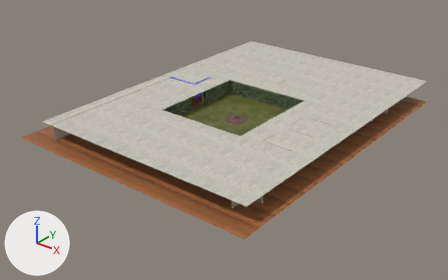
The glTF model map3.glb: old version first, new version second.
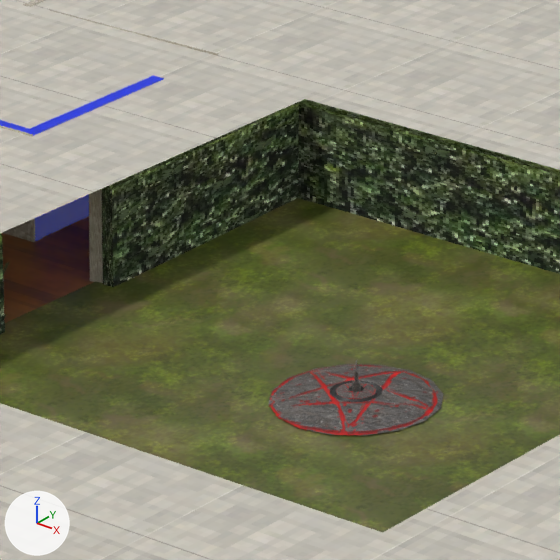
There are two pictures of each version: one whole from a 50 mm camera at (131.4, -199.7, 95.5) aimed at (0.8, -36.4, -5.8), one close up on the part from 42% to 59% of the width and 24% to 50% of the height. Lighting does not change. The marker at lower left points along +X, +Y and +Z. Where no turn or scale is listed for an object, it has been applied to the vertices.

The first close-up shows 'Cube.010', 'Cube.011', 'Cube.012', 'Cube.025', 'Cube.027', 'Cube.057', 'HEDGE.001', 'HEDGE.005', 'HEDGE.007', 'SM_Pentagram', 'floor', 'grass', 'roof'.
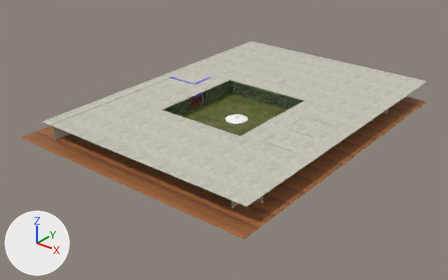
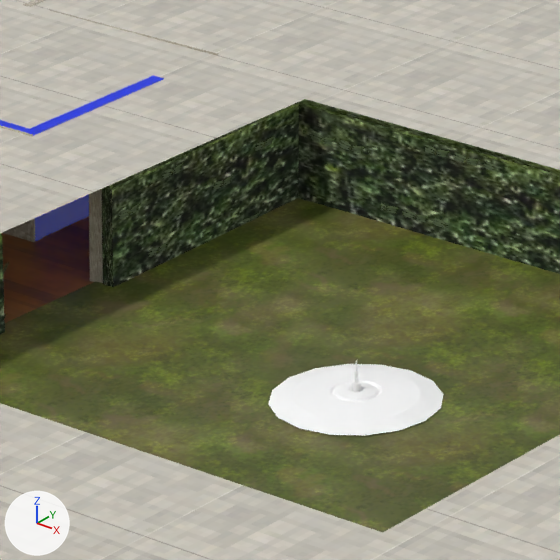
Where the newer file only moved an object's origin or applied its transform, the numbers keep the older frame.

Edits to the bpy script that builds the scene:
```text
Change img_texturescom_hedges0023_s_jpg:
    img_texturescom_hedges0023_s_jpg: load_image('TexturesCom_Hedges0023_S.jpg', '_unpacked/TexturesCom_Hedges0023_S.jpg', 128, 128, 'sRGB') -> load_image('TexturesCom_Hedges0023_S', '_unpacked/TexturesCom_Hedges0023_S', 128, 128, 'sRGB')
Change img_texturescom_branches0026_1_s_png:
    img_texturescom_branches0026_1_s_png: load_image('TexturesCom_Branches0026_1_S.png', '_unpacked/TexturesCom_Branches0026_1_S.png', 32, 32, 'sRGB') -> load_image('TexturesCom_Branches0026_1_S', '_unpacked/TexturesCom_Branches0026_1_S', 32, 32, 'sRGB')
Change img_wall_png:
    img_wall_png: load_image('wall.png', '_unpacked/wall.png', 3888, 2592, 'sRGB') -> load_image('wall', '_unpacked/wall', 3888, 2592, 'sRGB')
Change me_cube_040:
    where me_cube_040.from_pydata(...)  # 8 vertices, 12 faces; spans x 0.63..13.85, y -0.1..0.09, z -3.64..3.66
    remove me_cube_040.materials.append(mat_material_097)  # picture img_wall_png
    add me_cube_040.materials.append(mat_material_135)  # picture img_wall_png
Change me_cube_001:
    where me_cube_001.from_pydata(...)  # 78 vertices, 58 faces; spans x -0.5..0.5, y -8.2..8.2, z 0.0..6.9
    remove me_cube_001.materials.append(mat_hedge_001)  # picture img_texturescom_hedges0023_s_jpg
    remove me_cube_001.materials.append(mat_texturescom_branches0026_1_s_001)
    add me_cube_001.materials.append(mat_hedge_004)  # picture img_texturescom_hedges0023_s_jpg
    add me_cube_001.materials.append(mat_texturescom_branches0026_1_s_004)  # picture img_texturescom_branches0026_1_s_png
Change me_cube_004:
    where me_cube_004.from_pydata(...)  # 78 vertices, 58 faces; spans x -12.8..24.1, y -0.4..0.4, z 0.0..6.9
    remove me_cube_004.materials.append(mat_hedge_005)  # picture img_texturescom_hedges0023_s_jpg
    remove me_cube_004.materials.append(mat_texturescom_branches0026_1_s_005)
    add me_cube_004.materials.append(mat_hedge_011)  # picture img_texturescom_hedges0023_s_jpg
    add me_cube_004.materials.append(mat_texturescom_branches0026_1_s_011)  # picture img_texturescom_branches0026_1_s_png
Change me_mesh:
    where me_mesh.from_pydata(...)  # 258 vertices, 516 faces; spans x -4.13..4.13, y -4.39..4.39, z 0.0..1.97
    remove me_mesh.materials.append(mat_lambert2)  # picture img_t_pentagram
    add me_mesh.materials.append(mat_lambert2_001)  # white #ffffff
Change me_cube_005:
    where me_cube_005.from_pydata(...)  # 8 vertices, 12 faces; spans x -0.46..0.46, y -5.24..5.24, z -3.19..3.19
    remove me_cube_005.materials.append(mat_material_037)  # blue #002ce7
    add me_cube_005.materials.append(mat_material_137)  # blue #002ce7
Change me_cube_027:
    where me_cube_027.from_pydata(...)  # 8 vertices, 12 faces; spans x -6.7..6.7, y -0.38..0.38, z -3.19..3.19
    remove me_cube_027.materials.append(mat_material_038)  # blue #002ce7
    add me_cube_027.materials.append(mat_material_053)  # blue #002ce7
```

Pixel boxes [x1, y1, x2, y2] of what changed, in the close-ups (560 x 560 px):
'SM_Pentagram', recoloured: [268, 360, 444, 436] in both
